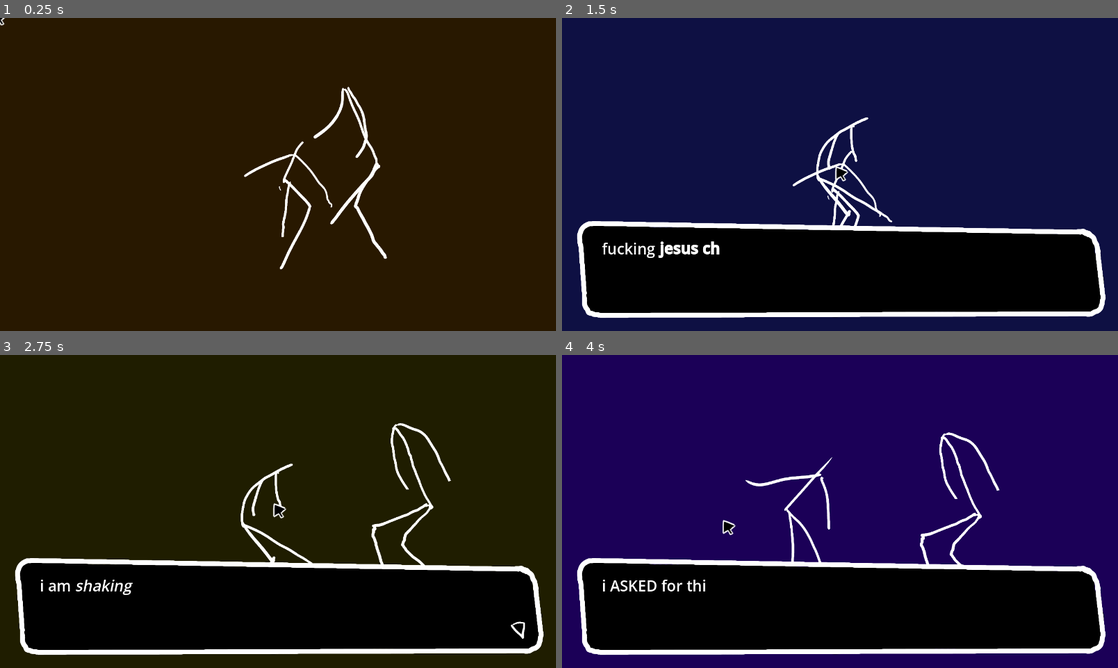
Above: before the commit, frames 1-4 (two rows, left to right).
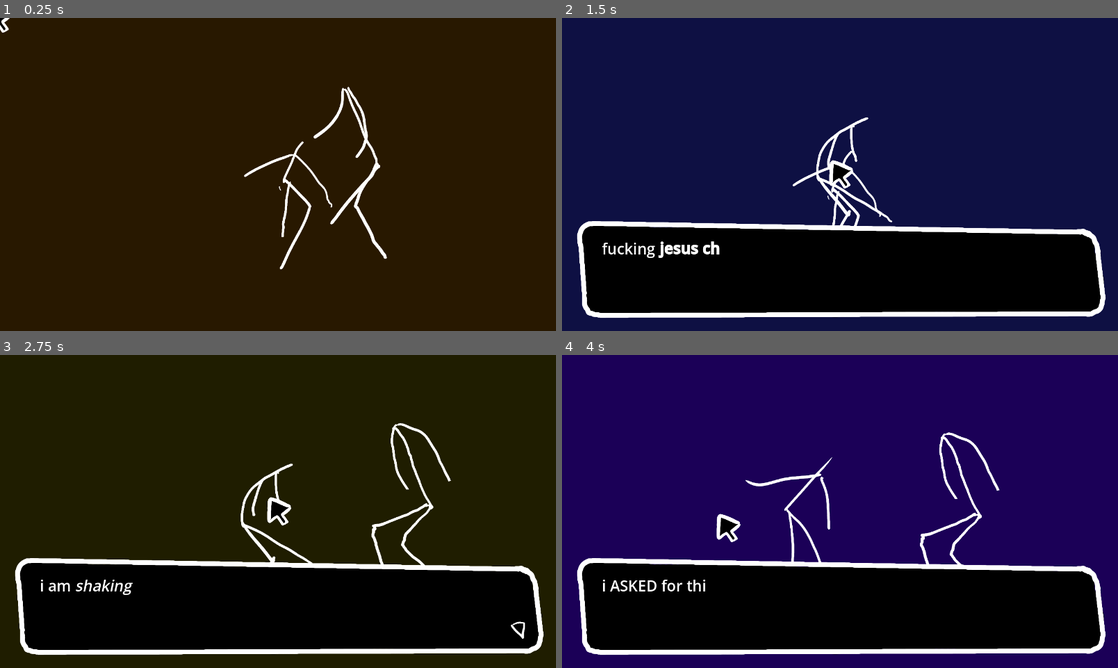
Above: after the commit, the same moments.

Repository: MarmadileManteater/Anxiety-Game
Game: Godot game, scene res://scenes/global/global.tscn
The game is run twice, just before and just after one commit, with the same random seed, the same clock (stepped at 60 frames per second) and the same inputs.
Inputs (mouse positions are in pixels of both pictures, inside the frame that each line leads up to):
- Up to frame 1 (0.25 s): no input
- Up to frame 2 (1.5 s): click (840, 174) at 0.5 s; click (840, 174) at 1.25 s
- Up to frame 3 (2.75 s): click (278, 511) at 2 s
- Up to frame 4 (4 s): move the mouse to (962, 495) at 2.77 s; click (962, 495) at 2.92 s; move the mouse to (728, 527) at 3.52 s; click (728, 527) at 3.67 s

The runs differ from the first frame. In frame 1, less than 0.1% of the frame differs, in the area x 0-2%, y 0-5%; in frame 2, 0.2%; in frame 3, 0.2%; in frame 4, 0.2%, in the area x 27-33%, y 50-60%.

Commit message:
Change cursor size

Diff:
--- a/project/scenes/global/global.tscn
+++ b/project/scenes/global/global.tscn
@@ -283,6 +283,8 @@
 horizontal_alignment = 1
 
 [node name="Cursor" type="Sprite2D" parent="." unique_id=186264653]
+texture_filter = 6
+scale = Vector2(0.5, 0.5)
 texture = ExtResource("9_i54ly")
 
 [connection signal="pressed" from="Button" to="." method="_on_click"]
Binary file changed: project/assets/sprites/pointers/default.png
